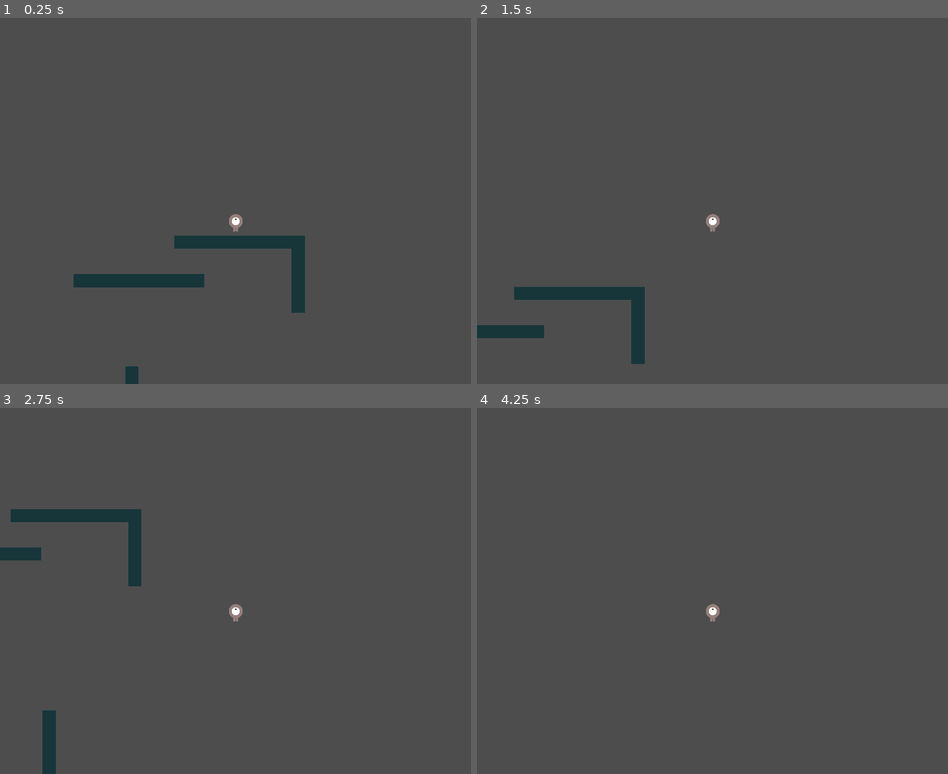
Above: before the commit, frames 1-4 (two rows, left to right).
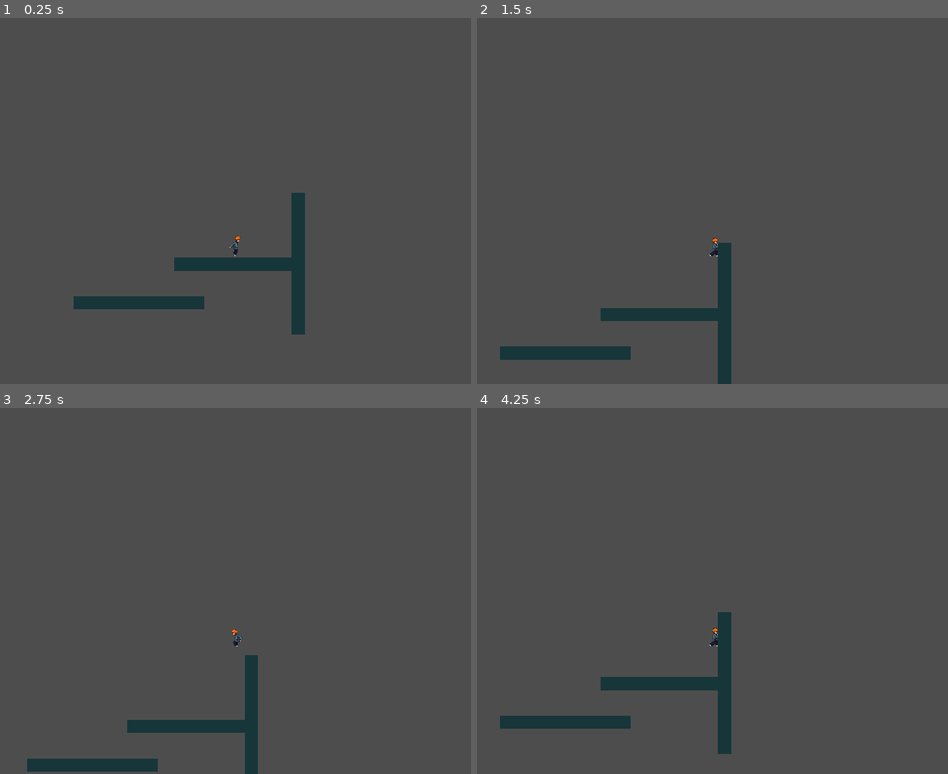
Above: after the commit, the same moments.

Repository: AlexLaviolette/platformer
Game: Godot game, scene res://world.tscn
Same seed, same stepped clock (60 frames per second), same inputs: the game is played once before the commit and once after it.
Inputs:
- Up to frame 1 (0.25 s): no input
- Up to frame 2 (1.5 s): tap Enter (ui_accept) at 0.5 s; hold Space (jump) 0.53-1.28 s; hold Right (move_right) from 0.53 s (still down); tap Space (jump) at 1.35 s
- Up to frame 3 (2.75 s): tap Space (jump) at 1.52, 1.82 s; release Right (move_right) at 2.03 s; hold Left (move_left) from 2.03 s (still down); hold Space (jump) from 2.03 s (still down)
- Up to frame 4 (4.25 s): release Left (move_left) at 2.78 s; release Space (jump) at 2.78 s; hold Right (move_right) from 2.78 s (still down); tap Space (jump) at 2.85, 3.02, 3.32 s; hold Space (jump) from 3.53 s (still down)

The runs differ from the first frame. In frame 1, 4.6% of the frame differs, in the area x 15-65%, y 47-100%; in frame 2, 5.0%; in frame 3, 5.0%, in the area x 0-55%, y 27-100%; in frame 4, 3.2%.

Commit message:
New character sprite and animation

Diff:
--- a/player.gd
+++ b/player.gd
@@ -43,10 +43,13 @@
 
 	if Input.is_action_just_pressed("jump") and is_on_floor():
 		velocity.y = -jump_force
+		$AnimatedSprite2D.frame = 0
 	elif Input.is_action_just_pressed("jump") and wall_jump and is_on_wall():
 		velocity.y = -jump_force
+		$AnimatedSprite2D.frame = 0
 	elif Input.is_action_just_pressed("jump") and double_jump and extra_jumps > 0:
 		velocity.y = -jump_force
+		$AnimatedSprite2D.frame = 0
 		extra_jumps -= 1
 	elif Input.is_action_pressed("jump"):
 		if velocity.y < 0:
@@ -55,19 +58,29 @@
 	var horizontal_direction = Input.get_axis("move_left", "move_right")
 	velocity.x = move_toward(velocity.x, max_speed * horizontal_direction, acceleration)
 
-	if velocity.length() > 0:
-		$AnimatedSprite2D.play()
+	$AnimatedSprite2D.play()
+
+	if is_on_wall():
+		$AnimatedSprite2D.animation = "wall"
+		 # hug the wall
+		if velocity.x > 0:
+			$AnimatedSprite2D.offset = Vector2(5, 0)
+		else:
+			$AnimatedSprite2D.offset = Vector2(-5, 0)
 	else:
-		$AnimatedSprite2D.stop()
+		$AnimatedSprite2D.offset = Vector2(0, 0)
+		if velocity.y != 0:
+			$AnimatedSprite2D.animation = "up"
+		elif velocity.x != 0:
+			$AnimatedSprite2D.animation = "walk"
+		else:
+			$AnimatedSprite2D.animation = "idle"
 
-
-	if velocity.y != 0:
-		$AnimatedSprite2D.animation = "up"
-	elif velocity.x != 0:
-		$AnimatedSprite2D.animation = "walk"
-		$AnimatedSprite2D.flip_v = false
-		# See the note below about boolean assignment.
-		$AnimatedSprite2D.flip_h = velocity.x < 0
+	# Don't change direction if velocity is 0
+	if velocity.x > 0:
+		$AnimatedSprite2D.flip_h = false
+	elif velocity.x < 0:
+		$AnimatedSprite2D.flip_h = true
 
 	move_and_slide()
 
--- a/player.tscn
+++ b/player.tscn
@@ -1,35 +1,225 @@
-[gd_scene load_steps=7 format=3 uid="uid://ouvpieckk8x"]
+[gd_scene load_steps=35 format=3 uid="uid://ouvpieckk8x"]
 
 [ext_resource type="Script" path="res://player.gd" id="1_3vani"]
-[ext_resource type="Texture2D" uid="uid://uh6b3ul01fso" path="res://art/playerGrey_up1.png" id="1_6dqak"]
-[ext_resource type="Texture2D" uid="uid://dmx5l4ug0yxbk" path="res://art/playerGrey_up2.png" id="2_16hse"]
-[ext_resource type="Texture2D" uid="uid://b7slx8m5hnbc4" path="res://art/playerGrey_walk1.png" id="3_ppy6m"]
-[ext_resource type="Texture2D" uid="uid://dx4ta1brs8po" path="res://art/playerGrey_walk2.png" id="4_qwx51"]
+[ext_resource type="Texture2D" uid="uid://bwy71ytwfv2ry" path="res://art/Jump.png" id="2_o5fkj"]
+[ext_resource type="Texture2D" uid="uid://djlgcgxwhys8l" path="res://art/Idle.png" id="2_r2akp"]
+[ext_resource type="Texture2D" uid="uid://ccwdq4jh0vh3c" path="res://art/Run.png" id="4_jlwql"]
+[ext_resource type="Texture2D" uid="uid://bwk1a23x5sxkx" path="res://art/Hurt.png" id="5_vpqsa"]
+
+[sub_resource type="AtlasTexture" id="AtlasTexture_qb6xr"]
+atlas = ExtResource("2_r2akp")
+region = Rect2(25, 43, 70, 85)
+
+[sub_resource type="AtlasTexture" id="AtlasTexture_dv1dq"]
+atlas = ExtResource("2_r2akp")
+region = Rect2(153, 43, 70, 85)
+
+[sub_resource type="AtlasTexture" id="AtlasTexture_twfa0"]
+atlas = ExtResource("2_r2akp")
+region = Rect2(281, 43, 70, 85)
+
+[sub_resource type="AtlasTexture" id="AtlasTexture_s7w7e"]
+atlas = ExtResource("2_r2akp")
+region = Rect2(409, 43, 70, 85)
+
+[sub_resource type="AtlasTexture" id="AtlasTexture_85twh"]
+atlas = ExtResource("2_r2akp")
+region = Rect2(537, 43, 70, 85)
+
+[sub_resource type="AtlasTexture" id="AtlasTexture_c3vvc"]
+atlas = ExtResource("2_r2akp")
+region = Rect2(665, 43, 70, 85)
+
+[sub_resource type="AtlasTexture" id="AtlasTexture_xus7b"]
+atlas = ExtResource("2_o5fkj")
+region = Rect2(30, 40, 68, 88)
+
+[sub_resource type="AtlasTexture" id="AtlasTexture_27cw7"]
+atlas = ExtResource("2_o5fkj")
+region = Rect2(158, 40, 68, 88)
+
+[sub_resource type="AtlasTexture" id="AtlasTexture_yqq82"]
+atlas = ExtResource("2_o5fkj")
+region = Rect2(286, 40, 68, 88)
+
+[sub_resource type="AtlasTexture" id="AtlasTexture_7leiu"]
+atlas = ExtResource("2_o5fkj")
+region = Rect2(414, 40, 68, 88)
+
+[sub_resource type="AtlasTexture" id="AtlasTexture_vmh8g"]
+atlas = ExtResource("2_o5fkj")
+region = Rect2(542, 40, 68, 88)
+
+[sub_resource type="AtlasTexture" id="AtlasTexture_fvsvp"]
+atlas = ExtResource("2_o5fkj")
+region = Rect2(670, 40, 68, 88)
+
+[sub_resource type="AtlasTexture" id="AtlasTexture_lphde"]
+atlas = ExtResource("2_o5fkj")
+region = Rect2(798, 40, 68, 88)
+
+[sub_resource type="AtlasTexture" id="AtlasTexture_fs712"]
+atlas = ExtResource("2_o5fkj")
+region = Rect2(926, 40, 68, 88)
+
+[sub_resource type="AtlasTexture" id="AtlasTexture_a8g1j"]
+atlas = ExtResource("2_o5fkj")
+region = Rect2(1054, 40, 68, 88)
+
+[sub_resource type="AtlasTexture" id="AtlasTexture_qcxnu"]
+atlas = ExtResource("2_o5fkj")
+region = Rect2(1182, 40, 68, 88)
+
+[sub_resource type="AtlasTexture" id="AtlasTexture_sgky8"]
+atlas = ExtResource("4_jlwql")
+region = Rect2(30, 43, 65, 85)
+
+[sub_resource type="AtlasTexture" id="AtlasTexture_ojhum"]
+atlas = ExtResource("4_jlwql")
+region = Rect2(158, 43, 65, 85)
+
+[sub_resource type="AtlasTexture" id="AtlasTexture_ljxjh"]
+atlas = ExtResource("4_jlwql")
+region = Rect2(286, 43, 65, 85)
+
+[sub_resource type="AtlasTexture" id="AtlasTexture_vr8yh"]
+atlas = ExtResource("4_jlwql")
+region = Rect2(414, 43, 65, 85)
+
+[sub_resource type="AtlasTexture" id="AtlasTexture_asi47"]
+atlas = ExtResource("4_jlwql")
+region = Rect2(542, 43, 65, 85)
+
+[sub_resource type="AtlasTexture" id="AtlasTexture_p67no"]
+atlas = ExtResource("4_jlwql")
+region = Rect2(670, 43, 65, 85)
+
+[sub_resource type="AtlasTexture" id="AtlasTexture_h52op"]
+atlas = ExtResource("4_jlwql")
+region = Rect2(798, 43, 65, 85)
+
+[sub_resource type="AtlasTexture" id="AtlasTexture_mdr7t"]
+atlas = ExtResource("4_jlwql")
+region = Rect2(926, 43, 65, 85)
+
+[sub_resource type="AtlasTexture" id="AtlasTexture_qg6vq"]
+atlas = ExtResource("5_vpqsa")
+region = Rect2(37, 43, 38, 85)
+
+[sub_resource type="AtlasTexture" id="AtlasTexture_bd8n2"]
+atlas = ExtResource("5_vpqsa")
+region = Rect2(166, 43, 38, 85)
+
+[sub_resource type="AtlasTexture" id="AtlasTexture_imhwj"]
+atlas = ExtResource("5_vpqsa")
+region = Rect2(295, 43, 38, 85)
 
 [sub_resource type="SpriteFrames" id="SpriteFrames_01gs1"]
 animations = [{
 "frames": [{
 "duration": 1.0,
-"texture": ExtResource("1_6dqak")
-}, {
-"duration": 1.0,
-"texture": ExtResource("2_16hse")
+"texture": SubResource("AtlasTexture_qb6xr")
+}, {
+"duration": 1.0,
+"texture": SubResource("AtlasTexture_dv1dq")
+}, {
+"duration": 1.0,
+"texture": SubResource("AtlasTexture_twfa0")
+}, {
+"duration": 1.0,
+"texture": SubResource("AtlasTexture_s7w7e")
+}, {
+"duration": 1.0,
+"texture": SubResource("AtlasTexture_85twh")
+}, {
+"duration": 1.0,
+"texture": SubResource("AtlasTexture_c3vvc")
 }],
 "loop": true,
+"name": &"idle",
+"speed": 5.0
+}, {
+"frames": [{
+"duration": 1.0,
+"texture": SubResource("AtlasTexture_xus7b")
+}, {
+"duration": 1.0,
+"texture": SubResource("AtlasTexture_27cw7")
+}, {
+"duration": 1.0,
+"texture": SubResource("AtlasTexture_yqq82")
+}, {
+"duration": 1.0,
+"texture": SubResource("AtlasTexture_7leiu")
+}, {
+"duration": 1.0,
+"texture": SubResource("AtlasTexture_vmh8g")
+}, {
+"duration": 1.0,
+"texture": SubResource("AtlasTexture_fvsvp")
+}, {
+"duration": 1.0,
+"texture": SubResource("AtlasTexture_lphde")
+}, {
+"duration": 1.0,
+"texture": SubResource("AtlasTexture_fs712")
+}, {
+"duration": 1.0,
+"texture": SubResource("AtlasTexture_a8g1j")
+}, {
+"duration": 1.0,
+"texture": SubResource("AtlasTexture_qcxnu")
+}],
+"loop": false,
 "name": &"up",
-"speed": 5.0
-}, {
-"frames": [{
-"duration": 1.0,
-"texture": ExtResource("3_ppy6m")
-}, {
-"duration": 1.0,
-"texture": ExtResource("4_qwx51")
+"speed": 12.0
+}, {
+"frames": [{
+"duration": 1.0,
+"texture": SubResource("AtlasTexture_sgky8")
+}, {
+"duration": 1.0,
+"texture": SubResource("AtlasTexture_ojhum")
+}, {
+"duration": 1.0,
+"texture": SubResource("AtlasTexture_ljxjh")
+}, {
+"duration": 1.0,
+"texture": SubResource("AtlasTexture_vr8yh")
+}, {
+"duration": 1.0,
+"texture": SubResource("AtlasTexture_asi47")
+}, {
+"duration": 1.0,
+"texture": SubResource("AtlasTexture_p67no")
+}, {
+"duration": 1.0,
+"texture": SubResource("AtlasTexture_h52op")
+}, {
+"duration": 1.0,
+"texture": SubResource("AtlasTexture_mdr7t")
 }],
 "loop": true,
 "name": &"walk",
+"speed": 14.0
+}, {
+"frames": [{
+"duration": 1.0,
+"texture": SubResource("AtlasTexture_qg6vq")
+}, {
+"duration": 1.0,
+"texture": SubResource("AtlasTexture_bd8n2")
+}, {
+"duration": 1.0,
+"texture": SubResource("AtlasTexture_imhwj")
+}],
+"loop": true,
+"name": &"wall",
 "speed": 5.0
 }]
+
+[sub_resource type="RectangleShape2D" id="RectangleShape2D_rmu26"]
+size = Vector2(21, 38)
 
 [node name="Player" type="CharacterBody2D"]
 position = Vector2(704, 826)
@@ -39,12 +229,11 @@
 [node name="AnimatedSprite2D" type="AnimatedSprite2D" parent="."]
 scale = Vector2(0.5, 0.5)
 sprite_frames = SubResource("SpriteFrames_01gs1")
-animation = &"up"
-frame = 1
-frame_progress = 0.0321902
-
-[node name="CollisionShape2D" type="CollisionPolygon2D" parent="."]
-polygon = PackedVector2Array(0, -30, 9, -29, 18, -24, 25, -16, 27, -8, 27, 1, 24, 11, 20, 16, 29, 26, 36, 34, 30, 34, 25, 34, 12, 23, 0, 25, -12, 21, -22, 33, -27, 33, -37, 33, -20, 16, -27, 3, -26, -12, -19, -21, -10, -28)
+animation = &"walk"
+
+[node name="CollisionShape2D" type="CollisionShape2D" parent="."]
+position = Vector2(-0.5, 2.2)
+shape = SubResource("RectangleShape2D_rmu26")
 
 [node name="Camera2D" type="Camera2D" parent="."]
 position = Vector2(0, -84)
--- a/world.tscn
+++ b/world.tscn
@@ -75,6 +75,7 @@
 
 [node name="Player" parent="." instance=ExtResource("1_jl6in")]
 position = Vector2(5113, -11514)
+scale = Vector2(2, 2)
 double_jump = true
 wall_jump = true
 
@@ -963,6 +964,20 @@
 [node name="CollisionShape2D" type="CollisionShape2D" parent="Platform27"]
 shape = SubResource("RectangleShape2D_brtsr")
 
+[node name="VertPlat9" type="StaticBody2D" parent="."]
+position = Vector2(5352, -11529)
+rotation = -1.5708
+metadata/_edit_group_ = true
+
+[node name="MeshInstance2D" type="MeshInstance2D" parent="VertPlat9"]
+modulate = Color(0.0901961, 0.211765, 0.227451, 1)
+scale = Vector2(0.5, 1)
+mesh = SubResource("QuadMesh_hov1o")
+
+[node name="CollisionShape2D" type="CollisionShape2D" parent="VertPlat9"]
+scale = Vector2(0.5, 1)
+shape = SubResource("RectangleShape2D_brtsr")
+
 [node name="Platform28" type="StaticBody2D" parent="."]
 position = Vector2(4743, -11233)
 metadata/_edit_group_ = true
Binary file added: art/Hurt.png
Not shown, added: art/Hurt.png.import
Binary file added: art/Idle.png
Not shown, added: art/Idle.png.import
Binary file added: art/Jump.png
Not shown, added: art/Jump.png.import
Binary file added: art/Run.png
Not shown, added: art/Run.png.import
